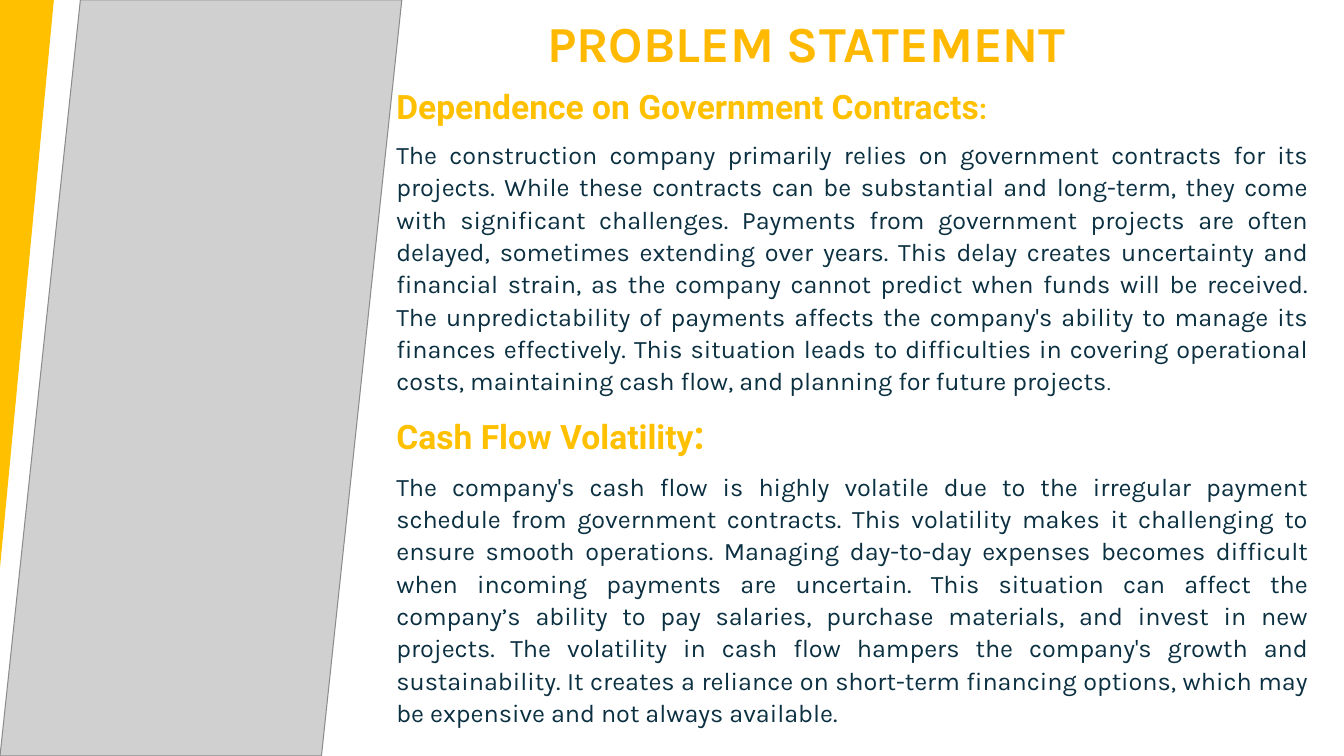
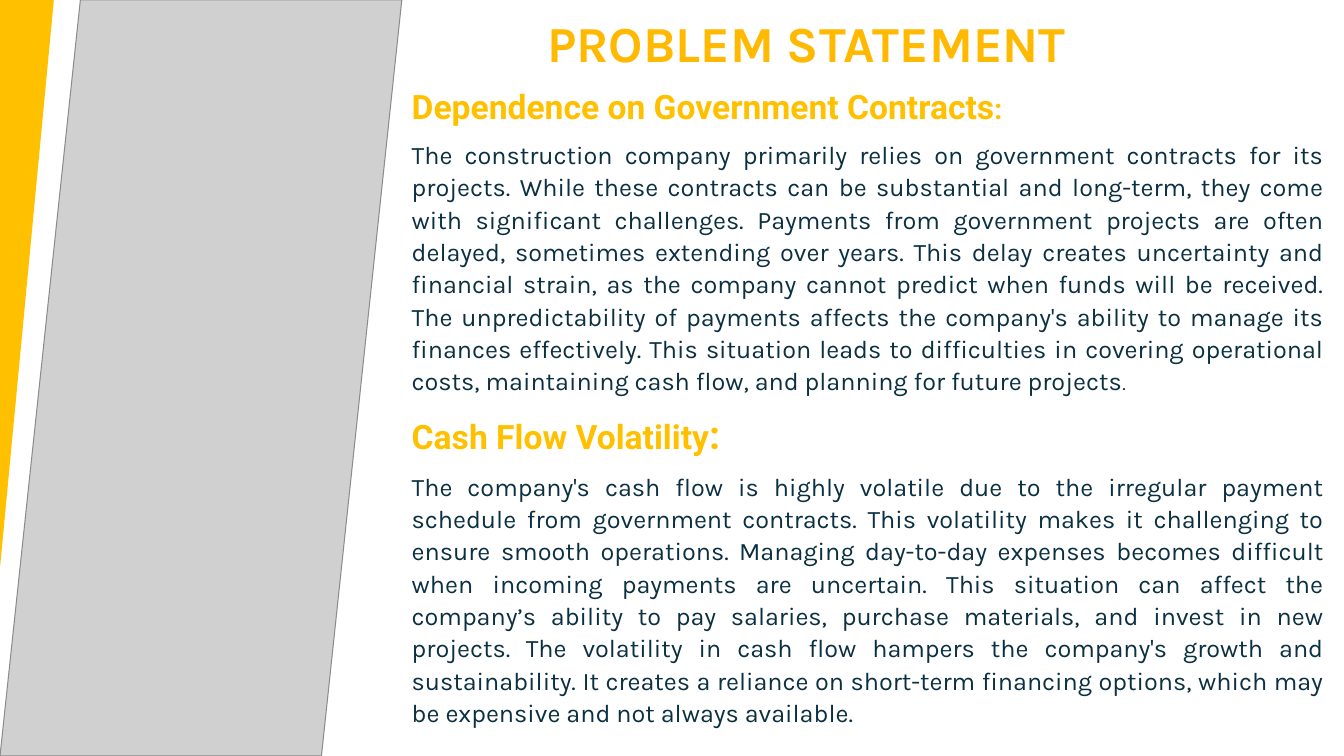
Before and after one commit to Gbekoilias/SustainableBusinessExpansion, a slide deck: slide 3 of Diversification Strategy for Government Construction.pptx. Drawn at 1344x756 pixels with LibreOffice and Linux fonts; fonts in the diff are those of the drawing; grey boxes stand for pictures. Boxes give left, top, right and bottom in pixels: in the first picture for what was removed or moved away, otherwise in the second. Text is boxed around its words. In the diff, an @@ line names an element or a change of style, - is before the commit and + after.

```diff
--- a/Diversification Strategy for Government Construction.pptx
+++ b/Diversification Strategy for Government Construction.pptx
@@ text "Dependence on Government Contracts:" moved from (x1=396, y1=93, x2=1308, y2=696) to (x1=412, y1=93, x2=1324, y2=696) @@
```
Also in this commit, not shown: 1 other slide changed, 7 slides added, 2 slides removed, 5 other files.
